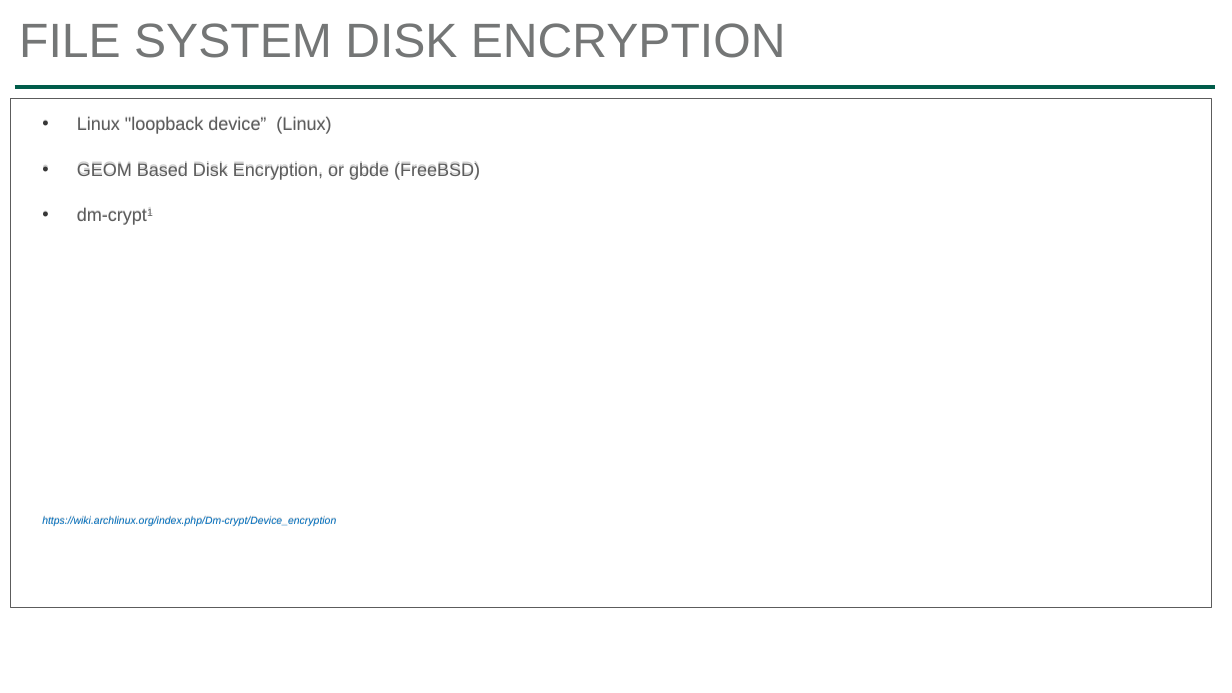
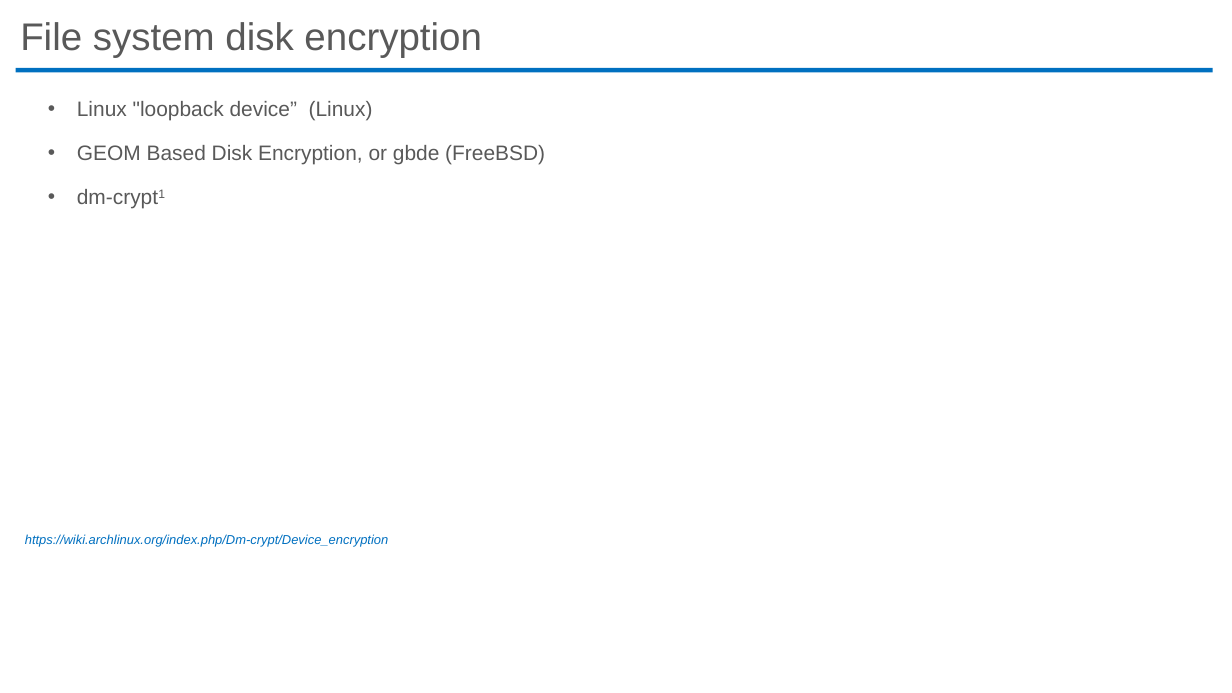
Before and after one commit to ibrarahmad/PostgreSQLTalks, a slide deck: slide 19 of PostgreSQL-Security.pptx (slide 15 before the commit). Drawn at 1232x693 pixels with LibreOffice and Linux fonts; fonts in the diff are those of the drawing. Boxes give left, top, right and bottom in pixels: in the first picture for what was removed or moved away, otherwise in the second. Text is boxed around its words. In the diff, an @@ line names an element or a change of style, - is before the commit and + after.

Commit message:
PostgreSQL Conference CHINA and PGConf Asia 2020.
    1 - Deep Dive ToPostgreSQL Indexes
    2 - Performance Tuning
    3 - PostgreSQL Security

```diff
--- a/PostgreSQL-Security.pptx
+++ b/PostgreSQL-Security.pptx
@@ title at (x1=20, y1=22, x2=482, y2=58): text changed; size 37.5 to 30 pt; text colour #747676 to #595959 @@
-FILE SYSTEM DISK ENCRYPTION
+File system disk encryption
@@ line removed from (15, 87) to (1215, 87) @@
@@ text "Linux "loopback device” (Linux)" moved from (x1=42, y1=116, x2=480, y2=526) to (x1=25, y1=101, x2=545, y2=547) @@
@@ text "Linux "loopback device” (Linux)" at (x1=25, y1=101, x2=545, y2=547): size 14.1 to 16.3 pt, text colour #5C5C5C to #595959 in "Linux "loopback device” (Linux)", "GEOM Based Disk Encryption, or gbde (FreeBSD)", "dm-crypt1"; size 8.1 to 10.1 pt in "https://wiki.archlinux.org/index.php/Dm-crypt/Device_encrypt ..."; indent changed; less space between paragraphs; line spacing 0.7 to 1.3 @@
@@ rectangle added at (x1=16, y1=67, x2=1214, y2=72), fill #0070C0 @@
@@ rectangle removed at (x1=11, y1=98, x2=1212, y2=607) @@
```
Also in this commit, not shown: 15 other slides changed, 8 slides added, 3 slides removed, 4 other files.
